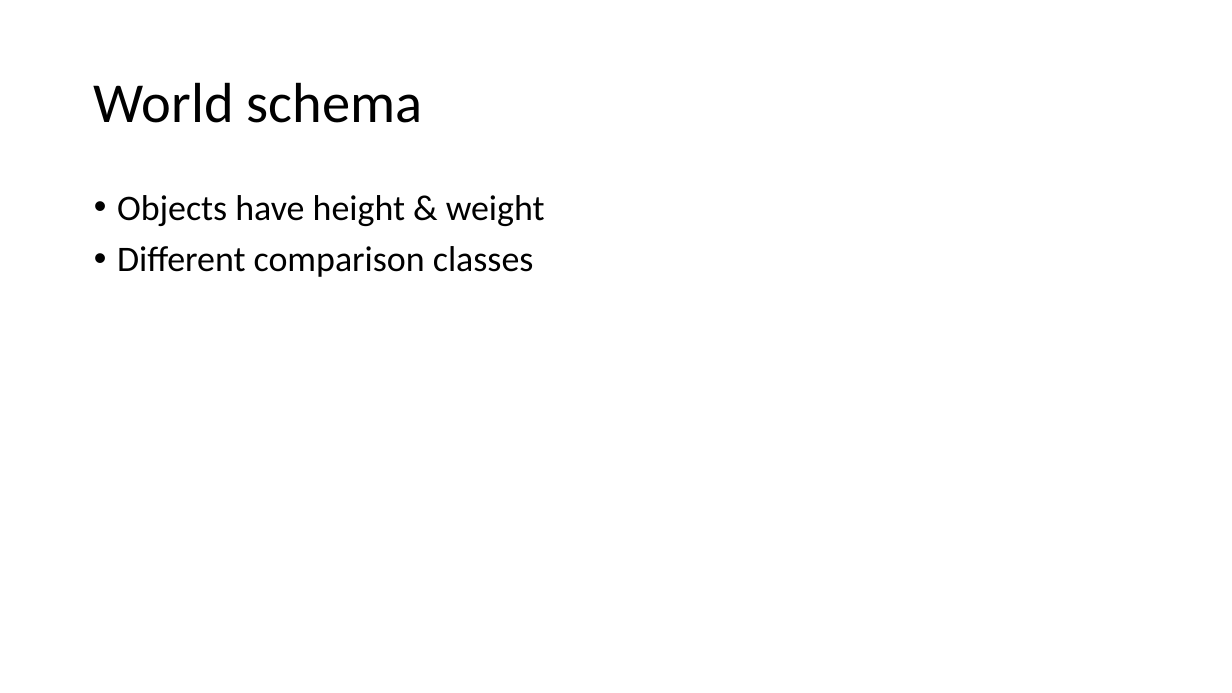
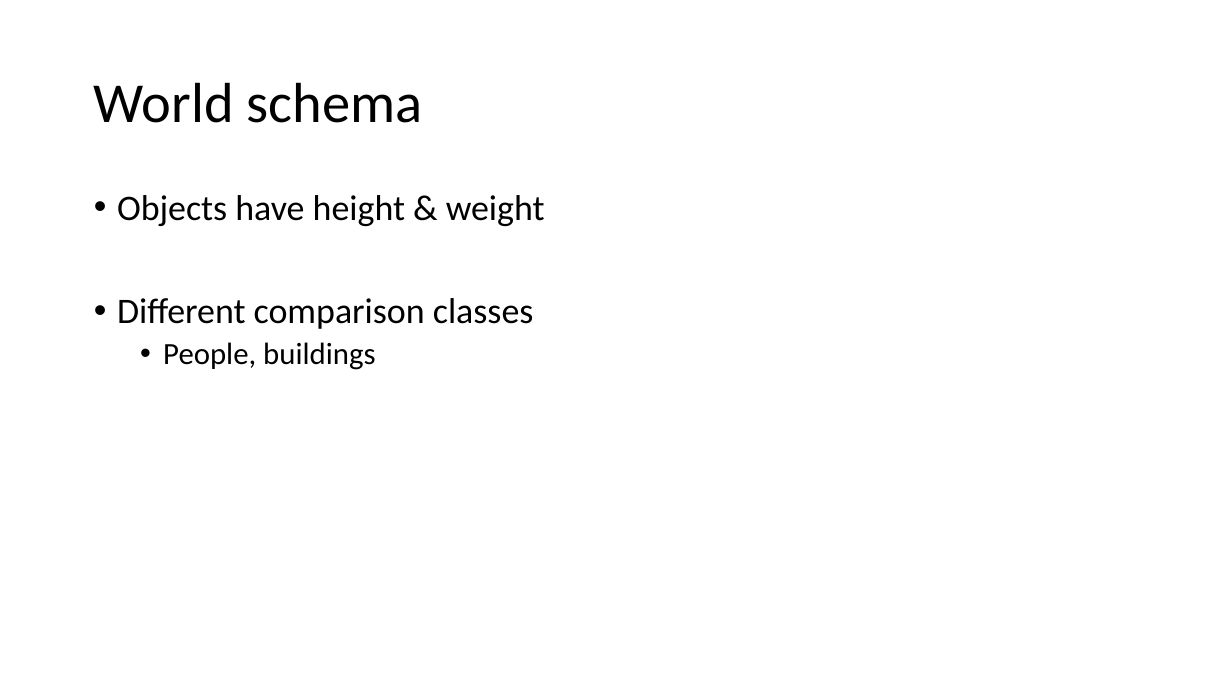
Before and after one commit to JsonFreeman/semppl, a slide deck: slide 13 of LabMeeting.pptx (slide 10 before the commit). Drawn at 1232x693 pixels with LibreOffice and Linux fonts; fonts in the diff are those of the drawing. Boxes give left, top, right and bottom in pixels: in the first picture for what was removed or moved away, otherwise in the second. Text is boxed around its words. In the diff, an @@ line names an element or a change of style, - is before the commit and + after.

```diff
--- a/LabMeeting.pptx
+++ b/LabMeeting.pptx
@@ text at (163,342,375,370): paragraph added @@
+  • People, buildings
```
Also in this commit, not shown: 7 other slides changed, 4 slides added, 1 slide removed.
